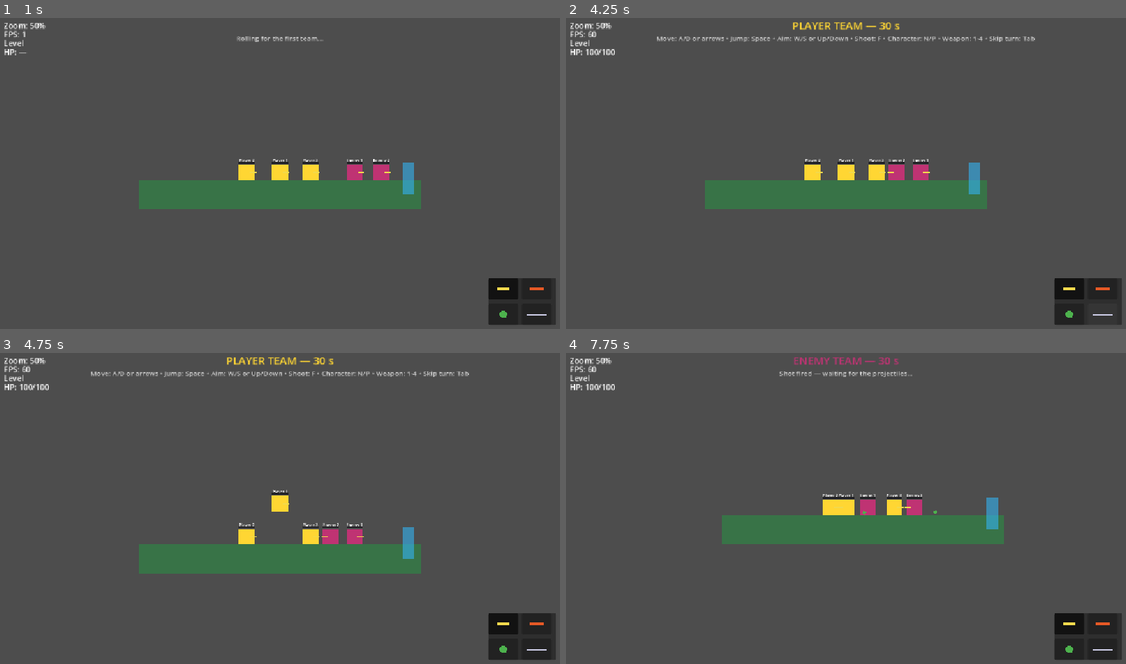
Above: before the commit, frames 1-4 (two rows, left to right).
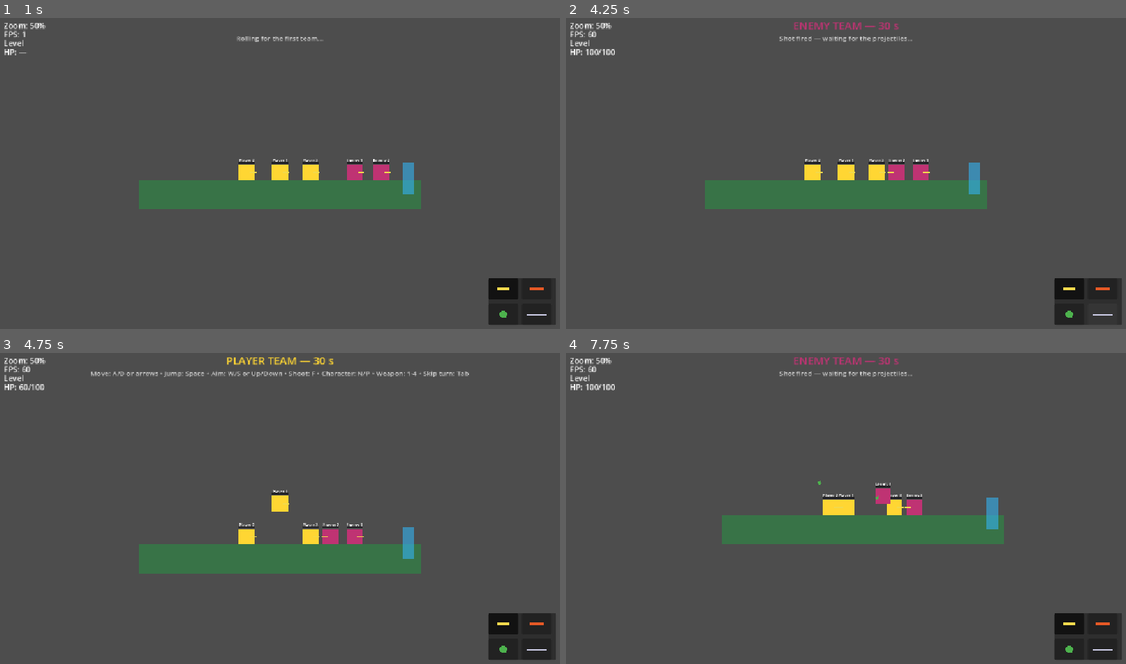
Above: after the commit, the same moments.

Repository: SDVGames-Studio/forms
Game: Godot game, scene res://Level.tscn
Two runs of this game, one before a commit and one after it. Both use one fixed random seed, a clock stepped at 60 frames per second and the inputs below. This scene is started directly instead of the project's main scene.
Inputs (mouse positions are in pixels of both pictures, inside the frame that each line leads up to):
- Up to frame 1 (1 s): tap Enter at 0.5 s; move the mouse to (252, 235) at 0.52 s; hold D (move_right) from 0.53 s (still down); tap F (shoot) at 0.6 s; click (252, 235) at 0.67 s; tap Space (jump) at 0.77 s
- Up to frame 2 (4.25 s): release D (move_right) at 1.25 s; click (1070, 288) at 1.27 s; click (1103, 288) at 2.02 s; click (1070, 313) at 2.77 s; click (1103, 313) at 3.52 s
- Up to frame 3 (4.75 s): tap Space (jump) at 4.25 s; drag from (448, 555) to (252, 570) at 4.27 s
- Up to frame 4 (7.75 s): move the mouse to (678, 458) at 5.02 s; hold A (move_left) 5.03-5.75 s; hold N (switch_next) 5.03-5.75 s; tap F (shoot) at 5.3, 6.8 s; drag from (874, 508) to (678, 458) at 5.77 s; tap Enter at 6.5 s; move the mouse to (762, 427) at 6.52 s; hold A (move_left) 6.53-7.25 s; tap Tab at 6.6 s; tap Space (jump) at 6.77 s; drag from (969, 492) to (762, 427) at 7.27 s

Frame 1 is identical in both runs. In frame 2, 0.9% of the frame differs, in the area x 16-84%, y 1-8%; in frame 3, less than 0.1%; in frame 4, 0.3%.

Commit message:
fix(npc): hold fire until aim is slewed onto the target (#147)
NPCs no longer take blind flat shots while the view angle is still
turning: _aim_ready() gates shooting on facing plus aim-line tolerance,
so the shot fires the moment the aim lines up. Regression test included.

Diff:
--- a/Npc.gd
+++ b/Npc.gd
@@ -240,7 +240,9 @@
 	# Issue #66: slew the view angle toward the target so the weapon aims
 	# where the NPC looks (positive angle raises the muzzle).
 	var vertical := (_target.global_position.y - global_position.y) * dir
-	var desired_angle := atan2(-vertical, maxf(absf(to_target.x), 1.0))
+	# Issue #147: slew the aim onto the ACTUAL target (not the flank goal)
+	# so the hold-fire gate below can actually converge.
+	var desired_angle := atan2(-vertical, maxf(absf(_target.global_position.x - global_position.x), 1.0))
 	view_angle = move_toward(view_angle, clampf(desired_angle, -VIEW_MAX, VIEW_MAX), AIM_SPEED * AIM_SPEED_MULT[difficulty] * delta)
 
 	var direction := 0.0
@@ -264,12 +266,36 @@
 		velocity.y = JUMP_VELOCITY * dir
 
 	# Issue #66: pick the weapon by distance and take a shot when in range.
-	if distance <= ATTACK_RANGE and _cooldown_left == 0.0:
+	# Issue #147: hold fire until we actually face the target and the view
+	# angle has slewed onto it — no more blind flat shots while the aim is
+	# still turning (cooldown stays at 0, so the shot fires as soon as the
+	# aim lines up).
+	if distance <= ATTACK_RANGE and _cooldown_left == 0.0 and _aim_ready():
 		_pick_weapon(distance, absf(_target.global_position.y - global_position.y))
 		_shoot()
 		_cooldown_left = FIRE_PAUSE[difficulty]
 
 	move_and_slide()
+
+
+## Issue #147: true when the shot direction matches the target — the NPC
+## is turned toward it and the view angle is within tolerance of the
+## direct aim angle at the target.
+const AIM_TOLERANCE := 0.12  # rad
+
+func _aim_ready() -> bool:
+	if _target == null or not is_instance_valid(_target):
+		return false
+	var to_target := _target.global_position - global_position
+	# Facing: never fire away from the target.
+	var facing: float = _weapon._facing if _weapon != null else 1.0
+	if signf(to_target.x) != 0.0 and signf(facing) != signf(to_target.x):
+		return false
+	# Aim: the slewed view angle must be on the direct line to the target.
+	var dir := 1.0 if (center_line_y <= 0.0 or global_position.y < center_line_y) else -1.0
+	var desired := atan2(-(to_target.y * dir), maxf(absf(to_target.x), 1.0))
+	return absf(view_angle - clampf(desired, -VIEW_MAX, VIEW_MAX)) <= AIM_TOLERANCE
+
 
 
 ## Issue #120: true when this NPC is badly hurt and the target is close
--- /dev/null
+++ b/tests/test_issue147.gd
@@ -0,0 +1,78 @@
+extends Node
+## Regression check for issue #147: computer team members must not shoot
+## without aiming. An NPC holds fire until it actually faces the target and
+## its view angle has slewed onto the direct line to the target; while the
+## aim is still turning no projectile is fired.
+##
+## Run headless: godot --headless res://tests/test_issue147.tscn
+## Exit code 0 = pass.
+
+const NpcScript := preload("res://Npc.gd")
+
+
+func _ready() -> void:
+	var ok := true
+
+	# --- Static check: the hold-fire gate exists. ---
+	var npc_script: Script = load("res://Npc.gd")
+	var has_gate: bool = not npc_script.get_script_method_list().filter(
+			func(m): return m.name == "_aim_ready").is_empty()
+	ok = ok and has_gate
+	print("ISSUE147 aim_gate_code=", has_gate)
+
+	# --- Behavioral check: an NPC with a mis-turned aim does not fire. ---
+	var floor_body := StaticBody2D.new()
+	var floor_rect := RectangleShape2D.new()
+	floor_rect.size = Vector2(4000.0, 40.0)
+	floor_body.add_child(floor_shape_helper(floor_rect))
+	floor_body.position = Vector2(500.0, 520.0)
+	add_child(floor_body)
+
+	var shooter: CharacterBody2D = NpcScript.new()
+	shooter.position = Vector2(300.0, 480.0)
+	# Force a clearly wrong aim (pointing up instead of flat at the target).
+	shooter.view_angle = 1.2
+	add_child(shooter)
+
+	var target: CharacterBody2D = NpcScript.new()
+	target.position = Vector2(700.0, 480.0)
+	target.add_to_group("enemy_team")  # placeholder; fixed below
+	add_child(target)
+	# Make them opposing sides.
+	shooter.remove_from_group("enemy_team")
+	shooter.add_to_group("player_team")
+	target.remove_from_group("enemy_team")
+	target.add_to_group("enemy_team")
+
+	# Assign the acquired target explicitly: _aim_ready() judges against
+	# shooter._target, which is only populated by in-game targeting frames.
+	shooter._target = target
+
+	# The shooter must consider the enemy a target but hold fire while the
+	# aim is far off.
+	var sees_target: bool = shooter._nearest_opponent() == target
+	var gate_blocks: bool = not shooter._aim_ready()
+	ok = ok and sees_target and gate_blocks
+	print("ISSUE147 sees_target=", sees_target, " gate_blocks=", gate_blocks)
+
+	# With the view angle slewed onto the target, the gate opens.
+	shooter.view_angle = 0.0
+	var gate_open: bool = shooter._aim_ready()
+	ok = ok and gate_open
+	print("ISSUE147 gate_open_when_aimed=", gate_open)
+
+	# Firing away from the target stays blocked even with a good angle.
+	shooter.view_angle = 0.0
+	shooter._weapon._facing = -1.0
+	var gate_blocks_backshots: bool = not shooter._aim_ready()
+	ok = ok and gate_blocks_backshots
+	print("ISSUE147 gate_blocks_backshots=", gate_blocks_backshots)
+
+	print("ISSUE147 ok=", ok)
+	get_tree().quit(0 if ok else 1)
+
+
+func floor_shape_helper(shape: RectangleShape2D) -> CollisionShape2D:
+	var cs := CollisionShape2D.new()
+	cs.shape = shape
+	return cs
--- /dev/null
+++ b/tests/test_issue147.tscn
@@ -0,0 +1,6 @@
+[gd_scene load_steps=2 format=3]
+
+[ext_resource type="Script" path="res://tests/test_issue147.gd" id="1_i147"]
+
+[node name="Issue147Test" type="Node"]
+script = ExtResource("1_i147")
